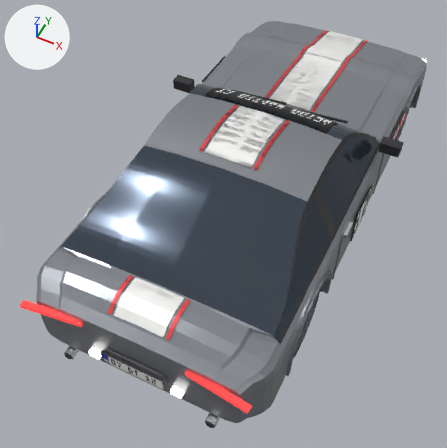
An edit to the glTF model assets/cars/ashford/ashford.glb, drawn before and after from the same camera.
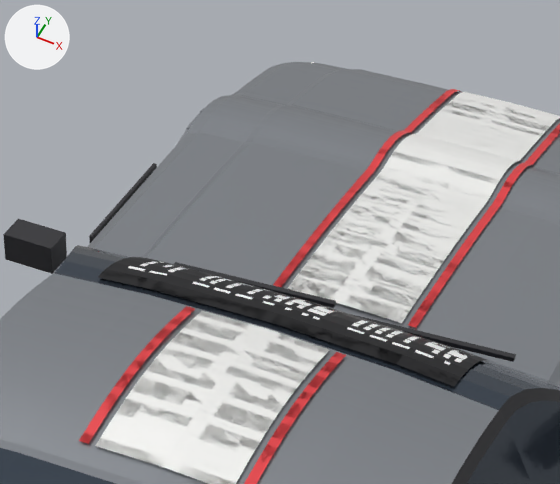
Old and new are each drawn whole from a 50 mm lens placed at (1.57, -4.1, 4.54), pointed at (-0.16, -0.65, 0.23) and again close up on the part from 38% to 81% of the width and 0% to 37% of the height. The axes (+X, +Y, +Z) are drawn at upper left. The lights are the same throughout. The first two pictures are the older version. Where no turn or scale is listed for an object, it has been applied to the vertices. Vertices at exactly the same position are counted once.

In view in the first close-up: 'body.003', 'livery.003'.
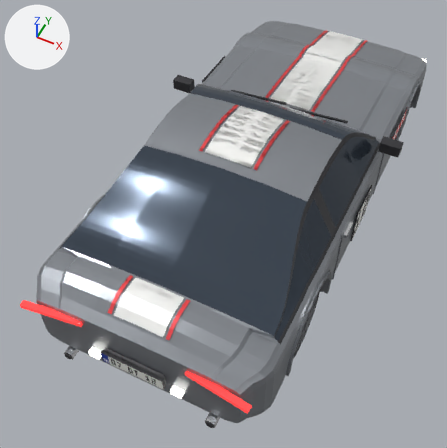
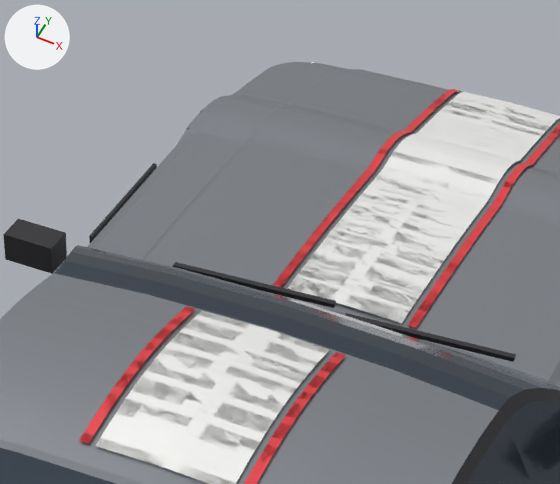
Location of each change, [x1, y1, x2, y2] in pixels of the close-ups (560 x 484 px):
part 1 of me_livery_007, deleted: before [98, 257, 489, 386]

The change in detail:
me_livery_007 is used by ob_livery_003; location (0.0, 0.0, 0.0).
me_livery_007 had 4108 vertices, 8160 faces and spanned x -0.99..1.0, y -2.28..2.24, z 0.33..1.34.
me_livery_007 now has 3514 vertices, 6976 faces and spans x -0.99..1.0, y -2.28..2.24, z 0.33..1.34.
me_livery_007 part 1: the loose piece of 594 vertices spanning x -0.57..0.57, y -0.19..0.23, z 1.04..1.29 is deleted.
me_livery_007 no longer uses material mat_ashford_banner (picture img_ashford_banner).
